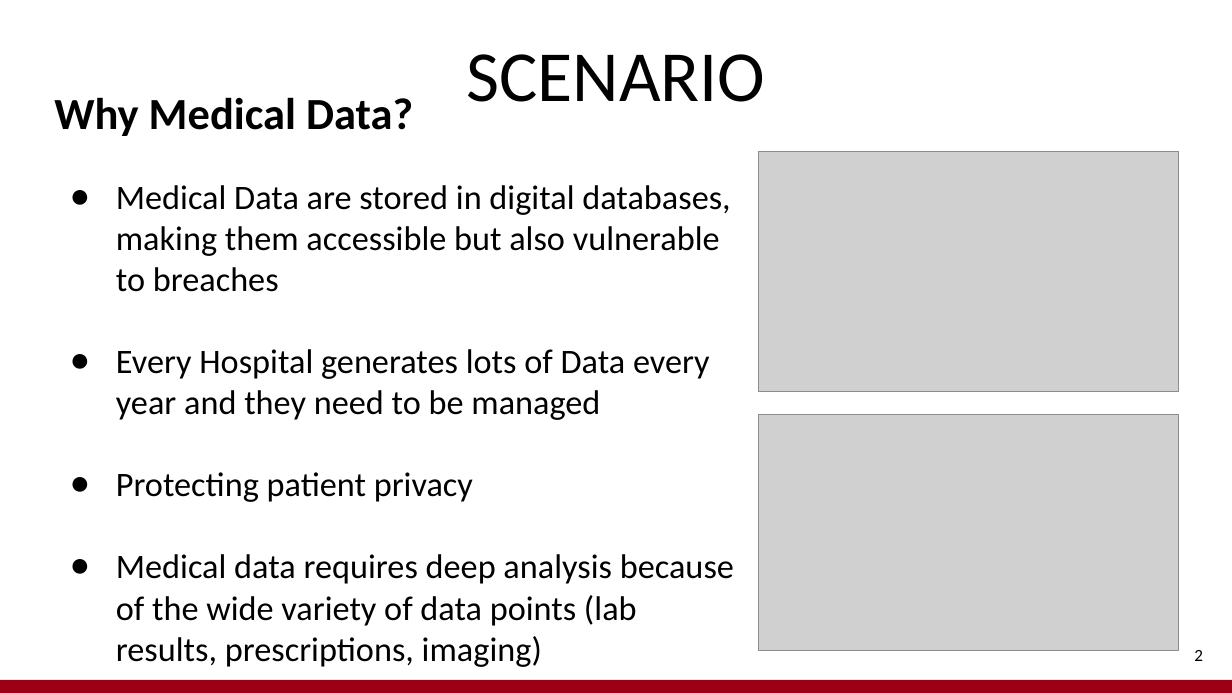
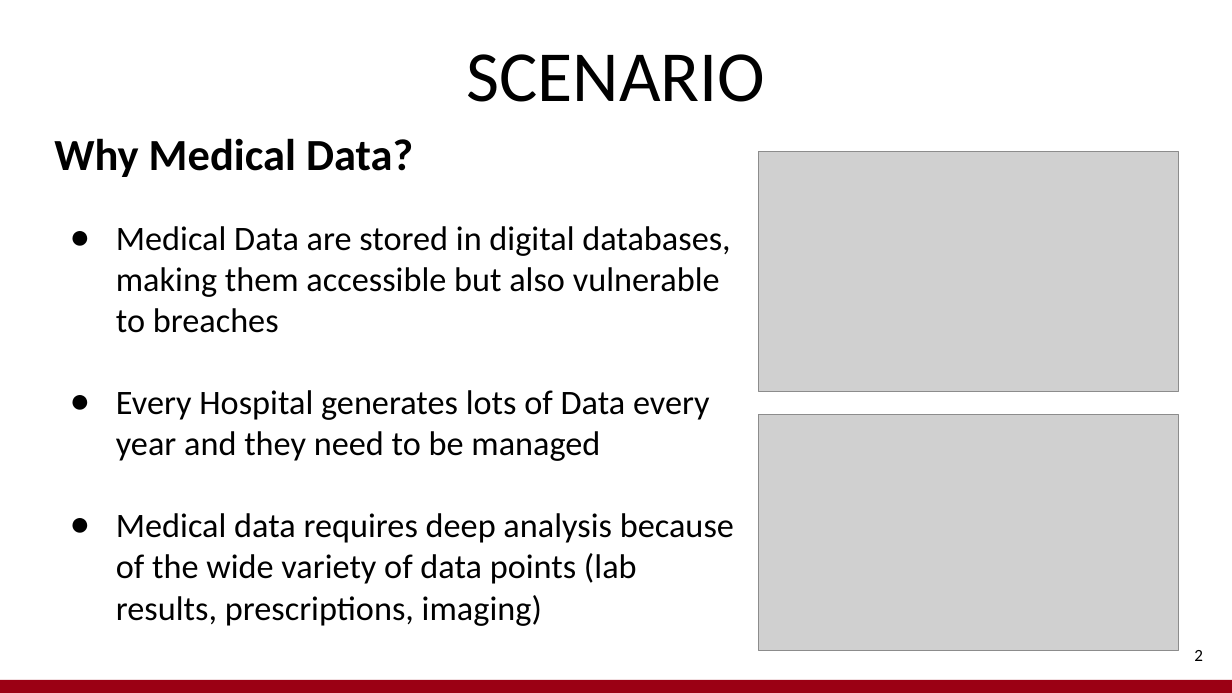
Before and after one commit to Vezzero/privacy-homework1, a slide deck: slide 2 of homework1samuelpiron.pptx. Drawn at 1232x693 pixels with LibreOffice and Linux fonts; fonts in the diff are those of the drawing; grey boxes stand for pictures. Boxes give left, top, right and bottom in pixels: in the first picture for what was removed or moved away, otherwise in the second. Text is boxed around its words. In the diff, an @@ line names an element or a change of style, - is before the commit and + after.

```diff
--- a/homework1samuelpiron.pptx
+++ b/homework1samuelpiron.pptx
@@ text at (116,472,473,502): paragraph removed @@
-● Protecting patient privacy
```
Also in this commit, not shown: 2 other slides changed.
